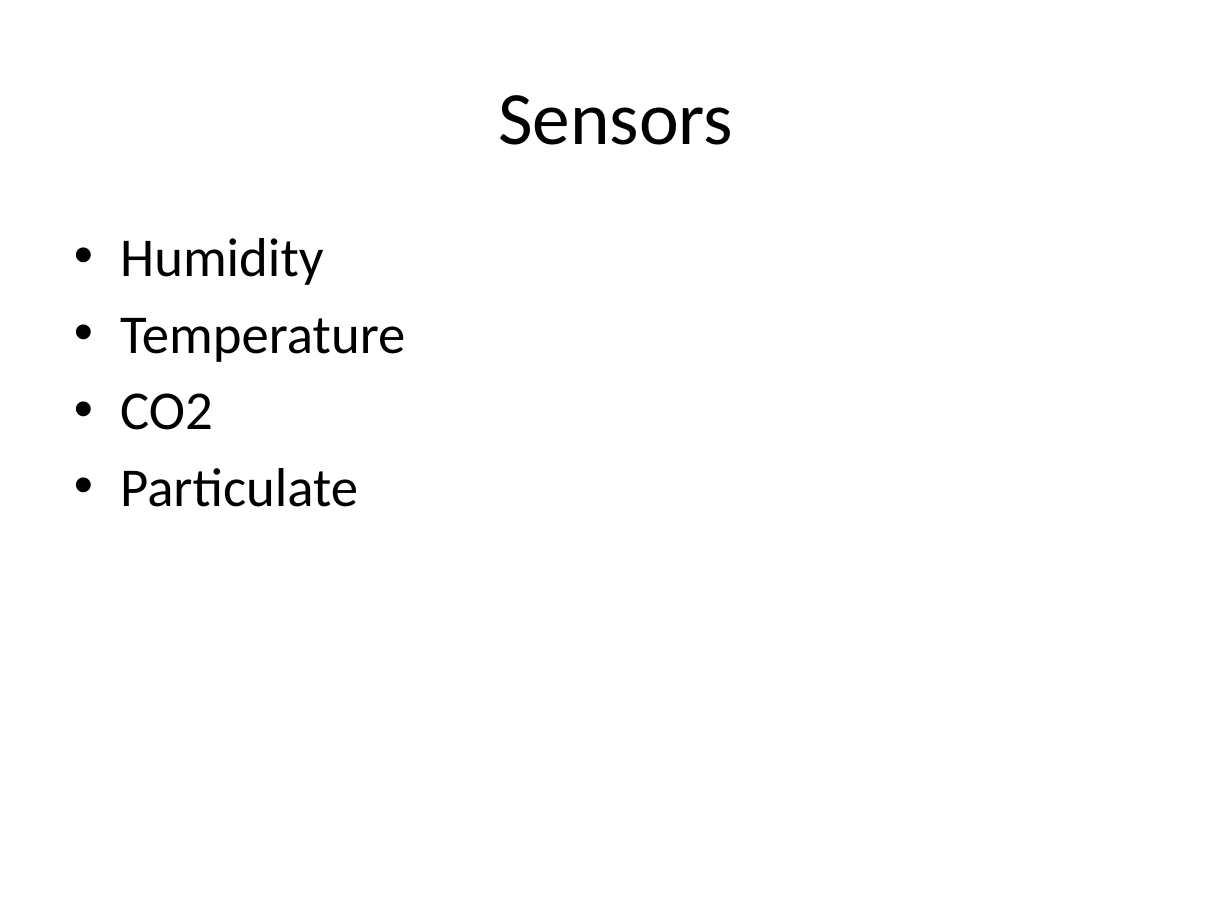
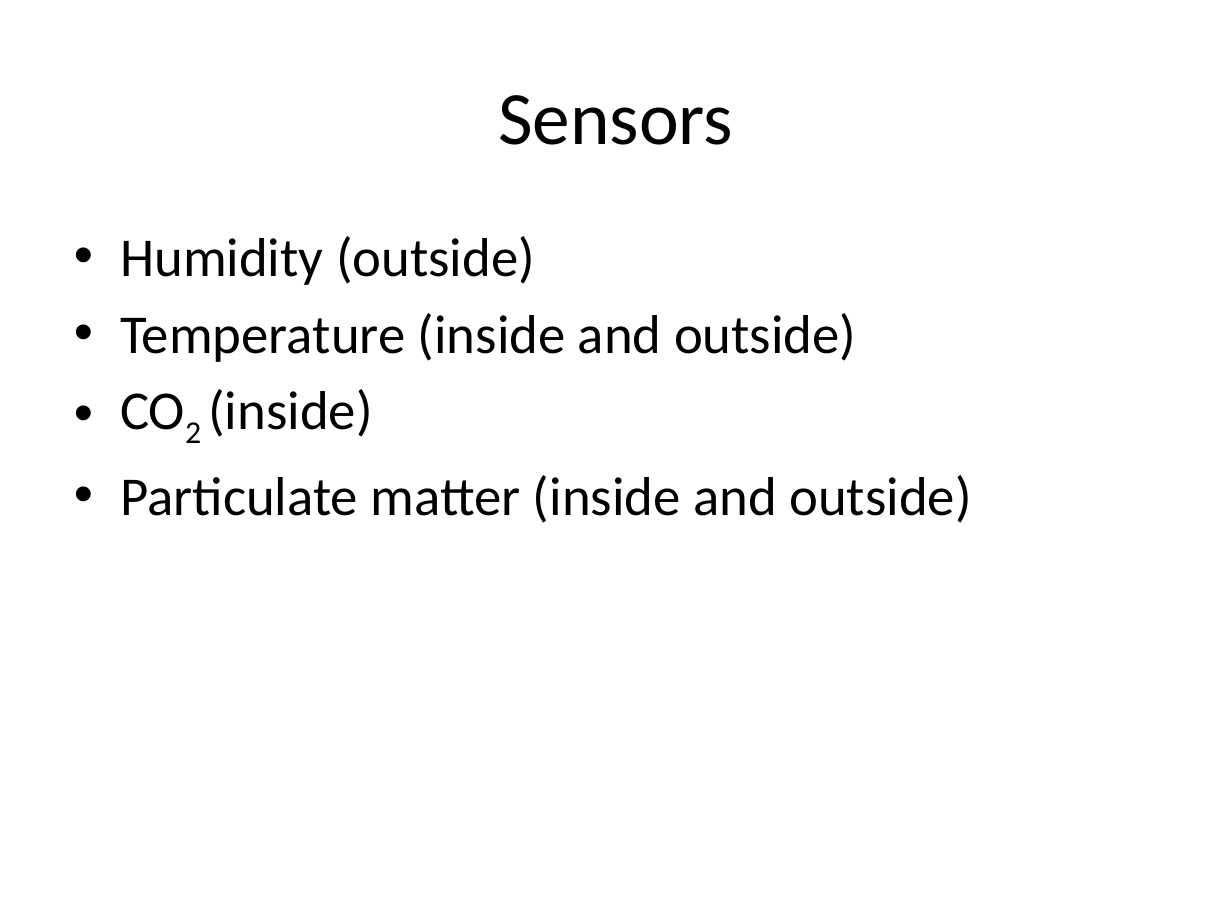
Before and after one commit to c-mueller/sc-iot-project, a slide deck: slide 3 of AAQC - Autonomous air quality control.pptx. Drawn at 1232x924 pixels with LibreOffice and Linux fonts; fonts in the diff are those of the drawing. Boxes give left, top, right and bottom in pixels: in the first picture for what was removed or moved away, otherwise in the second. Text is boxed around its words. In the diff, an @@ line names an element or a change of style, - is before the commit and + after.

Commit message:
pptx update

```diff
--- a/AAQC - Autonomous air quality control.pptx
+++ b/AAQC - Autonomous air quality control.pptx
@@ text at (x1=120, y1=236, x2=972, y2=523): text changed @@
-• Humidity
-• Temperature
-• CO2
-• Particulate
+• Humidity (outside)
+• Temperature (inside and outside)
+• CO2 (inside)
+• Particulate matter (inside and outside)
```
Also in this commit, not shown: 1 other slide changed, 3 slides added, 2 slides removed.
